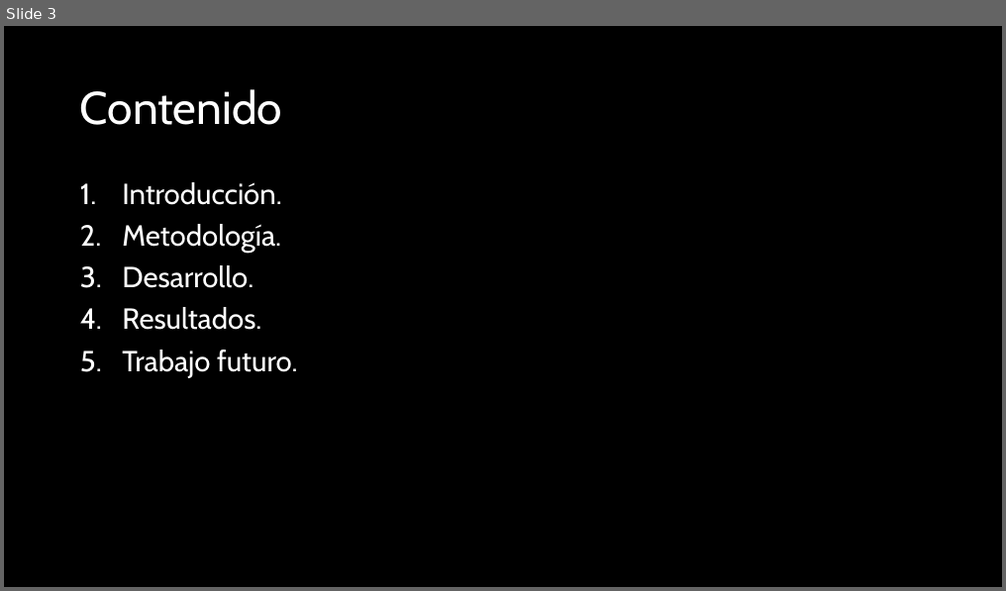
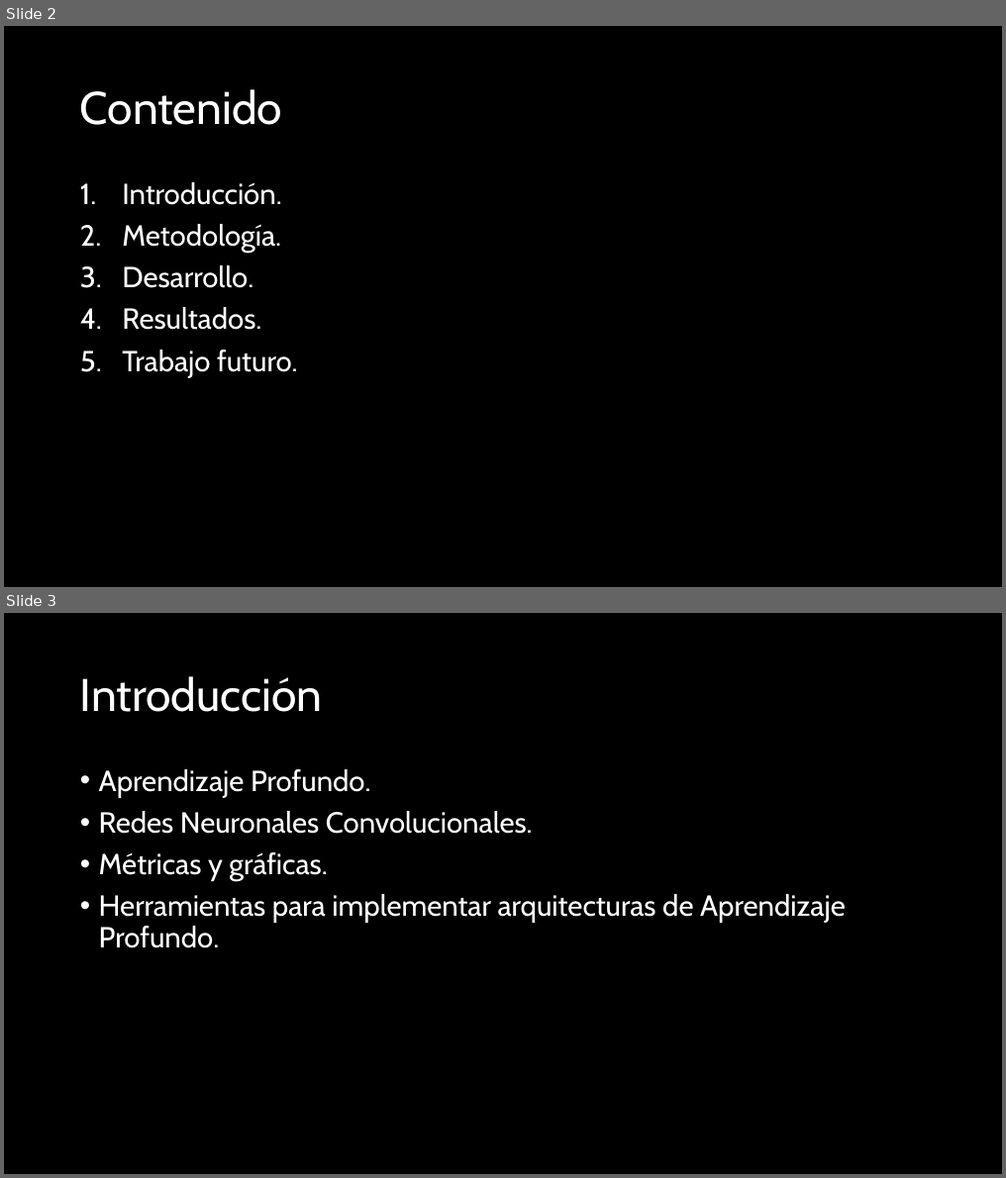
Before and after one commit to adanantonio07A/aprenProfTest, a slide deck: presentation/Introducción al aprendizaje profundo.pptx. Shown one above the other, each under a label of ours: slide 3 before the commit, slides 2 and 3 after it. The pictures are 1006x591 and 1006x1178 pixels, drawn with LibreOffice and Linux fonts; fonts in the diff are those of the drawing. Boxes give left, top, right and bottom in pixels: in the first picture for what was removed or moved away, otherwise in the second. Text is boxed around its words. In the diff, an @@ line names an element or a change of style, - is before the commit and + after.

```diff
--- a/presentation/Introducción al aprendizaje profundo.pptx
+++ b/presentation/Introducción al aprendizaje profundo.pptx
@@ slide 3 added at <box>4,613,1002,1174</box>, background #000000 @@
@@ title added at <box>80,676,323,712</box>, 44 pt, text #FFFFFF @@
+Introducción
@@ text added at <box>99,769,846,949</box>, 28 pt, text #FFFFFF @@
+• Aprendizaje Profundo.
+• Redes Neuronales Convolucionales.
+• Métricas y gráficas.
+• Herramientas para implementar arquitecturas de Aprendizaje Profundo.
@@ what was slide 3 is now slide 2 @@
```
Also in this commit, not shown: 3 slides changed, 14 other slides added, 1 slide removed.
